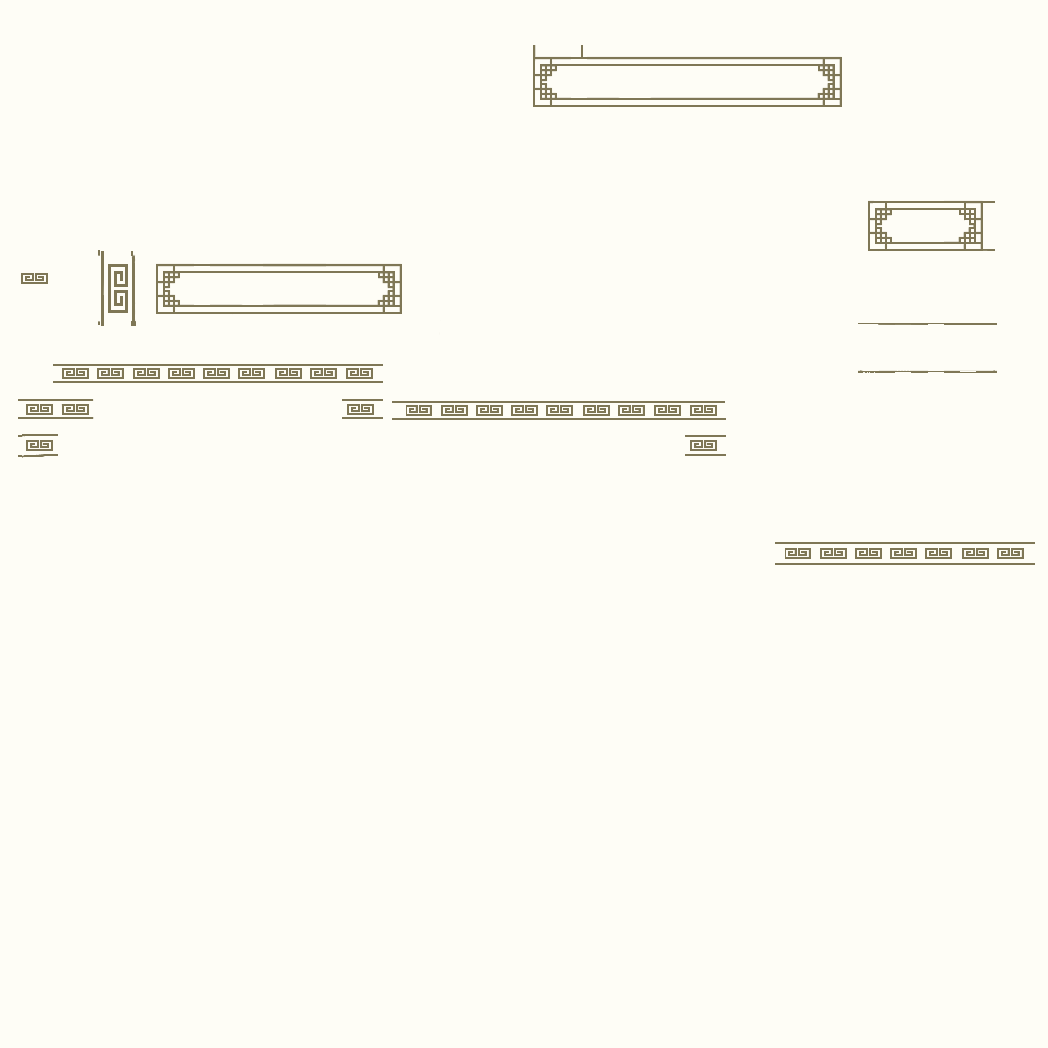
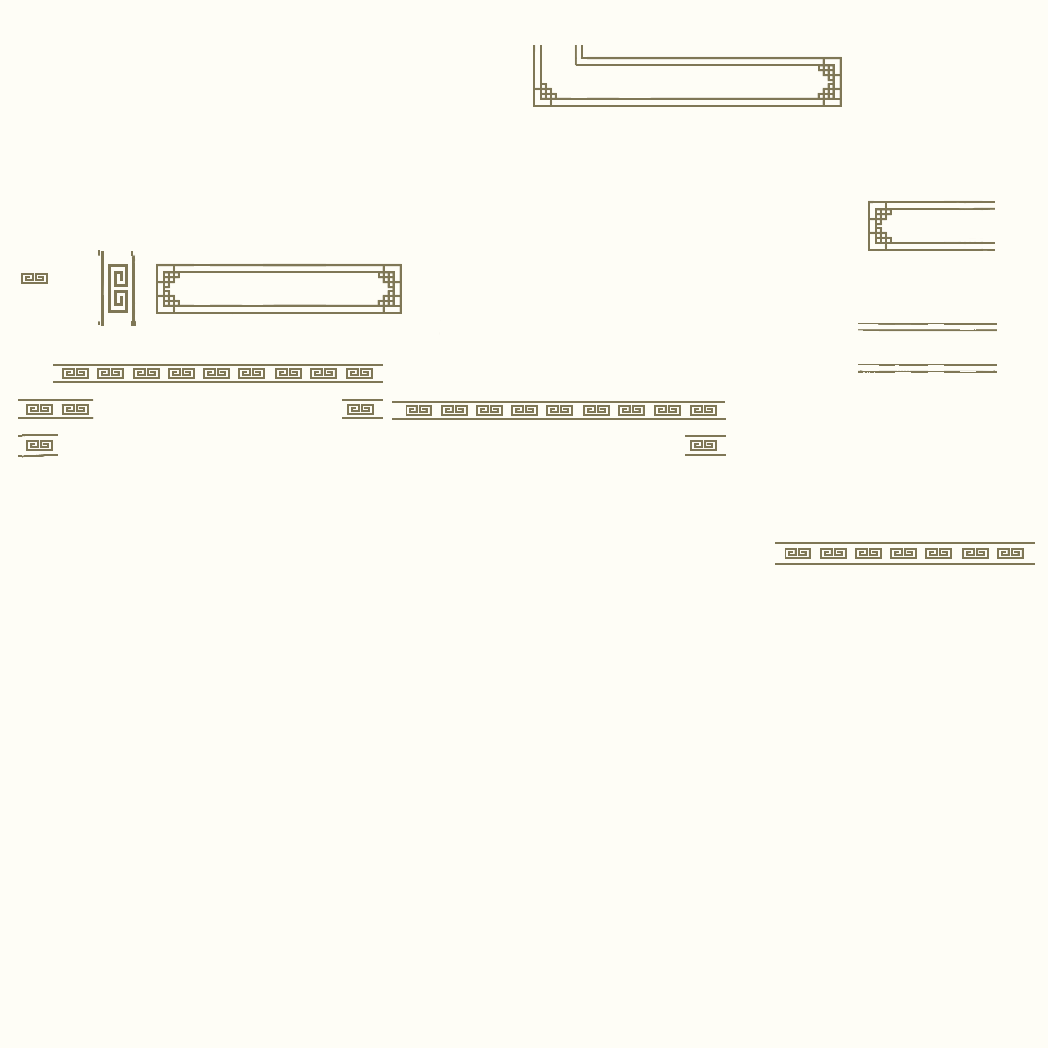
Layered file, before and after one edit (1048x1048). Changes by layer:
added layer "Layer" (2nd of 3, in "Layer Set") in group "Layer Set" over [540, 45, 997, 366]
painted on "사각형 1 복사 2" (2nd of 3, in "Layer Set") over [535, 45, 997, 371]
painted on "사각형 1 복사 2" (3rd of 3, in "Layer Set") over [858, 202, 995, 331]
